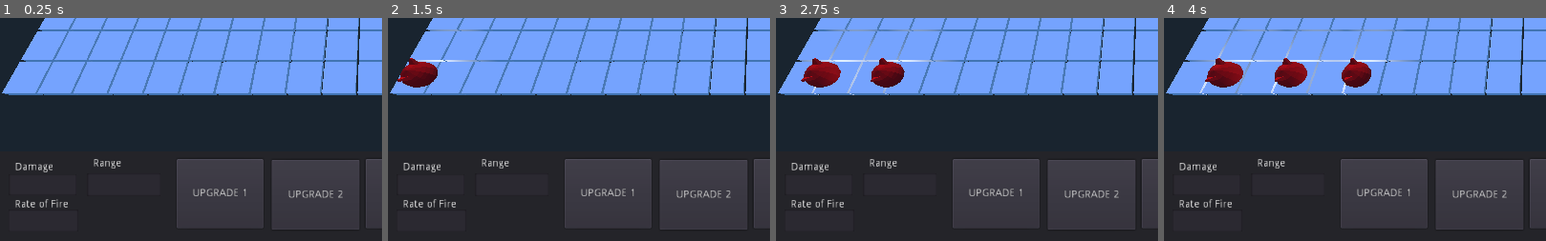
Above: before the commit, frames 1-4 (left to right).
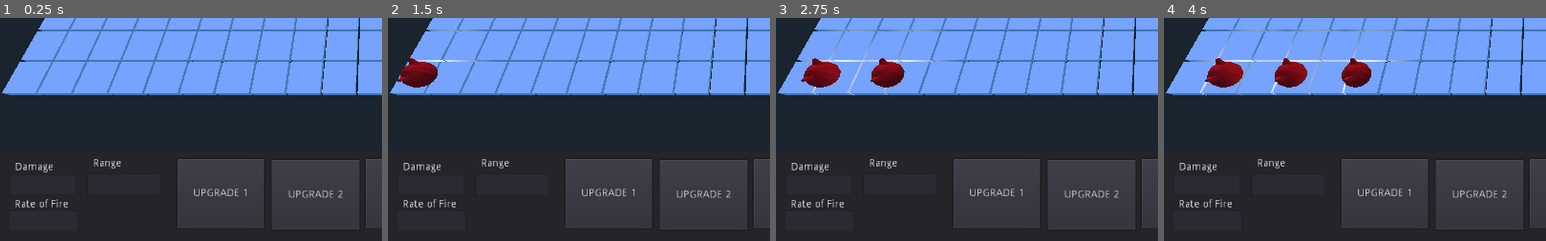
Above: after the commit, the same moments.

Repository: liampward/GodotTD
Game: Godot game, scene res://Scenes/Root.tscn
The game is run twice, just before and just after one commit, with the same random seed, the same clock (stepped at 60 frames per second) and the same inputs.
Inputs (mouse positions are % of the whole screen's width and height, from its top left):
- Up to frame 1 (0.25 s): no input
- Up to frame 2 (1.5 s): click (6, 87) at 0.52 s; type "12" at 0.6 s; click (6, 96) at 0.75 s; type "12" at 0.83 s; click (16, 87) at 0.98 s; type "12" at 1.07 s; click "Next Wave" at 1.25 s
- Up to frame 3 (2.75 s): click "Next Wave" at 2 s
- Up to frame 4 (4 s): click "SELL" at 2.75 s; click "TOWER" at 3.5 s
The pictures show only the part of the screen within x 0-50%, y 50-100%; the shares and areas given below are measured in that part.

The runs differ from the first frame. In frame 1, 0.3% of the frame differs, in the area x 46-69%, y 63-95%; in frame 2, 0.3%; in frame 3, 0.3%; in frame 4, 0.3%.
Error in both runs: Invalid get index 'tower' (on base: 'Nil'). (res://Scripts/Sell)

Commit message:
changed upgrade wording for one upgrade function

Diff:
--- a/Scenes/HUD.tscn
+++ b/Scenes/HUD.tscn
@@ -353,9 +353,9 @@
 anchor_top = 0.0
 anchor_right = 0.0
 anchor_bottom = 0.0
-margin_left = 237.0
+margin_left = 238.0
 margin_top = 10.0
-margin_right = 353.0
+margin_right = 354.0
 margin_bottom = 103.0
 rect_pivot_offset = Vector2( 0, 0 )
 rect_clip_content = false
--- a/Scripts/upgrade select 1.gd
+++ b/Scripts/upgrade select 1.gd
@@ -7,4 +7,4 @@
 
 func _pressed():
 	if root_node.selected != null:
-		root_node.selected.upgrade_1()
+		root_node.selected.upgrade("1")
--- a/Scripts/upgrade select 2.gd
+++ b/Scripts/upgrade select 2.gd
@@ -7,4 +7,4 @@
 
 func _pressed():
 	if root_node.selected != null:
-		root_node.selected.upgrade_2()
+		root_node.selected.upgrade("2")
--- a/Scripts/upgrade select 3.gd
+++ b/Scripts/upgrade select 3.gd
@@ -7,4 +7,4 @@
 
 func _pressed():
 	if root_node.selected != null:
-		root_node.selected.upgrade_3()
+		root_node.selected.upgrade("3")
